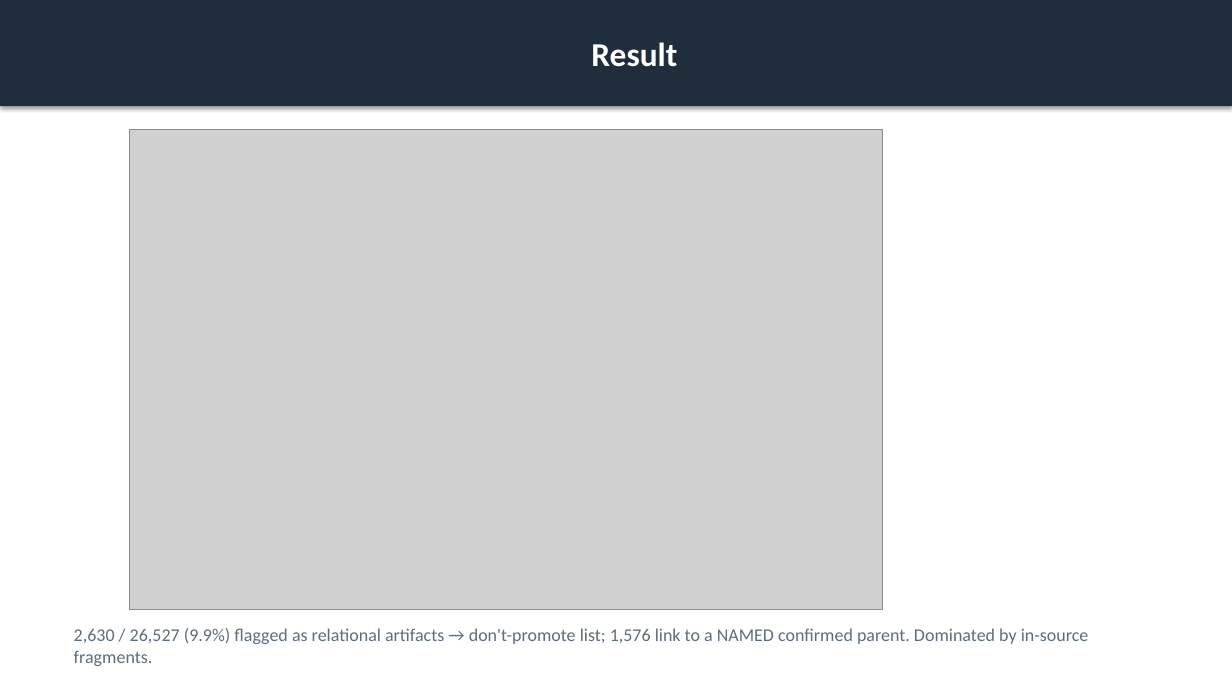
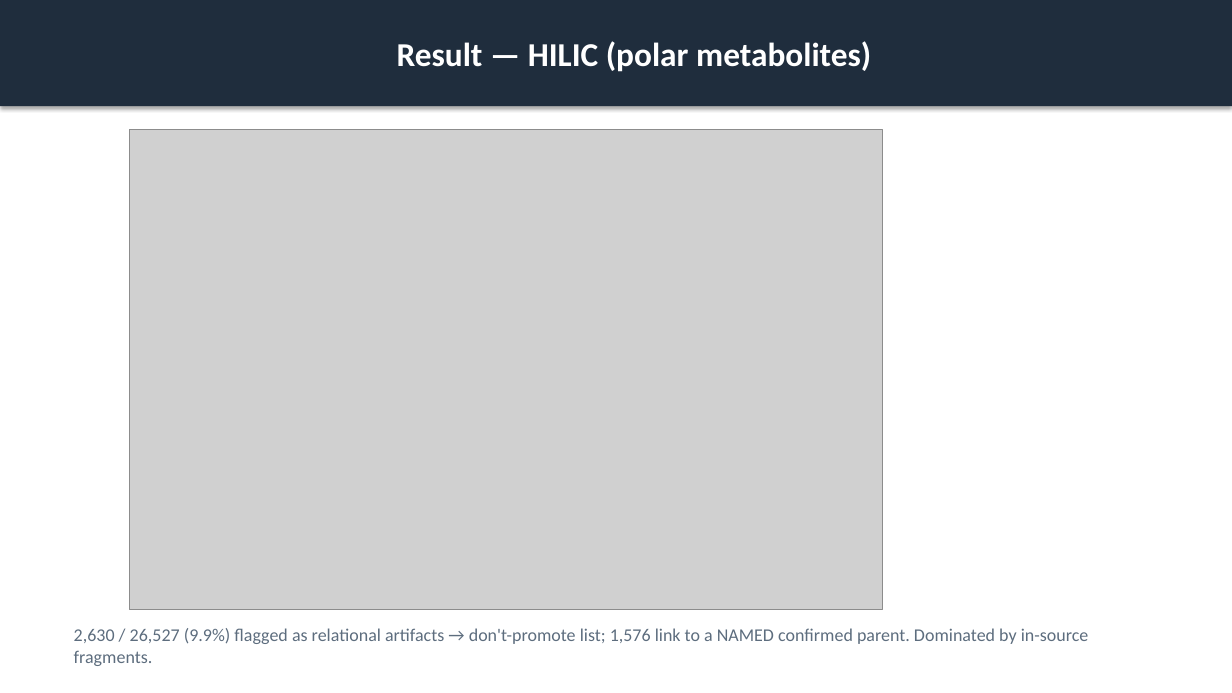
Before and after one commit to zyang2k/metabolo_confi_score, a slide deck: slide 4 of reports/unconfirmed_deorphan_slides.pptx. Drawn at 1232x693 pixels with LibreOffice and Linux fonts; fonts in the diff are those of the drawing; grey boxes stand for pictures. Boxes give left, top, right and bottom in pixels: in the first picture for what was removed or moved away, otherwise in the second. Text is boxed around its words. In the diff, an @@ line names an element or a change of style, - is before the commit and + after.

```diff
--- a/reports/unconfirmed_deorphan_slides.pptx
+++ b/reports/unconfirmed_deorphan_slides.pptx
@@ text in rectangle at [397,41,871,72]: text changed @@
-Result
+Result — HILIC (polar metabolites)
```
Also in this commit, not shown: 1 slide added, 2 other files.
